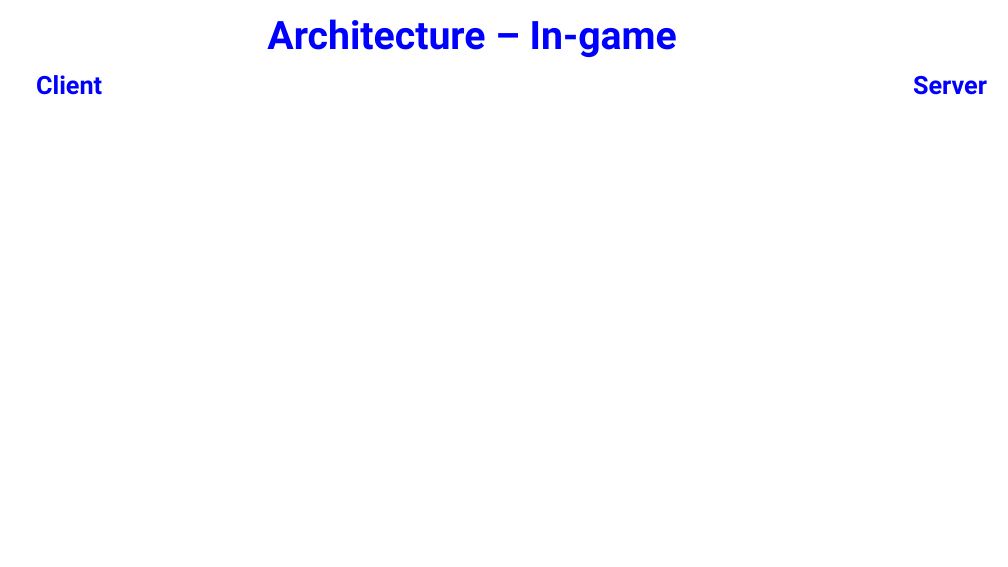
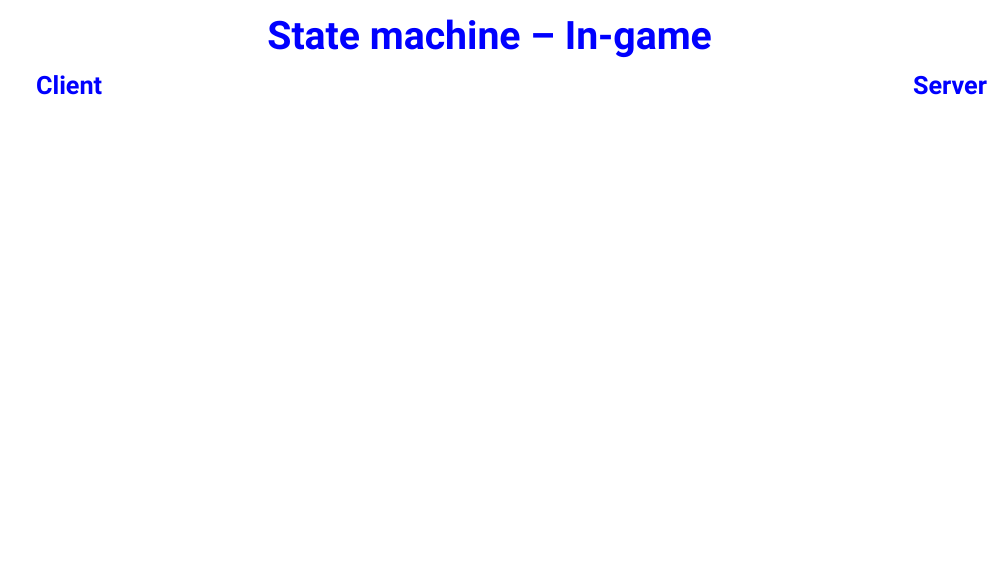
Before and after one commit to ntmchau2202/Network-Programming-20202, a slide deck: slide 7 of Presentation/week2-architecture/NP-group3-Caro-week2.pptx. Drawn at 1008x567 pixels with LibreOffice and Linux fonts; fonts in the diff are those of the drawing; background and template pictures are left out. Boxes give left, top, right and bottom in pixels: in the first picture for what was removed or moved away, otherwise in the second. Text is boxed around its words. In the diff, an @@ line names an element or a change of style, - is before the commit and + after.

Commit message:
update slide

```diff
--- a/Presentation/week2-architecture/NP-group3-Caro-week2.pptx
+++ b/Presentation/week2-architecture/NP-group3-Caro-week2.pptx
@@ title at (267, 19, 712, 57): text changed @@
-Architecture – In-game
+State machine – In-game
```
Also in this commit, not shown: 2 other slides changed, 2 slides added, 2 other files.
